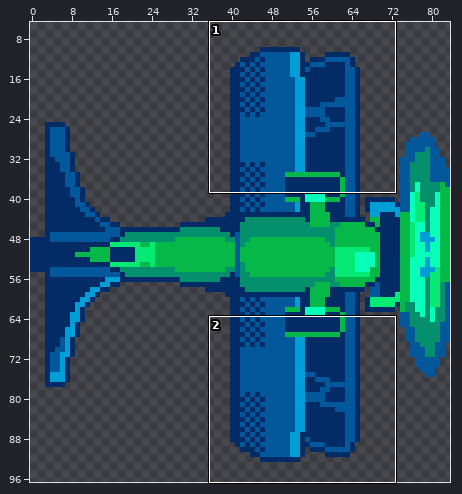
File history of a sprite sheet, sprites/images/spr_plane1_roll_8.png. Above, an overview of the earlier version with the close-up marked.
Close-up. First the earlier version:
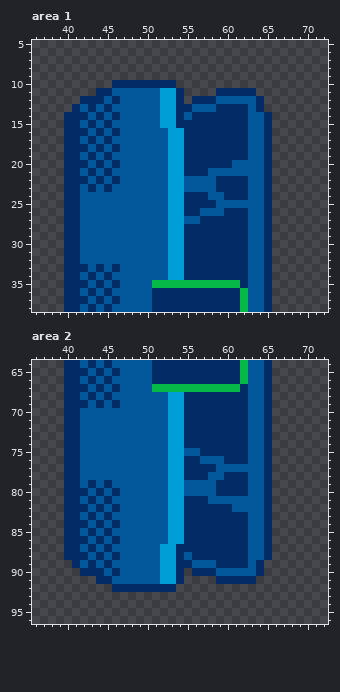
The file is 84x97 pixels. Shown: area 1: x 36..72, y 5..38; area 2: x 36..72, y 64..96. The wide view leaves out empty margins.
After:
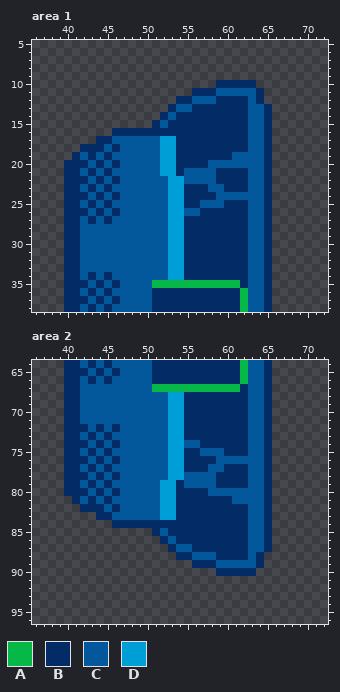
Palette (. is transparent): A #05b848  B #032b65  C #02589b  D #009ed6
Change:
--- area 1
@@ x 36..72 @@
  9 .....................................
-10 ..........BBBBBBBB...................
-11 ........BBCCCCCCDDB....BBBBB.........
-12 ......BBBCBCCCCCDDB.BBBCCCCCB........
-13 .....BCBCBCCCCCCDDBBCCCBBBBCB........
-14 ....BBBCBCBCCCCCDDBCBBBBBBBCCB.......
-15 ....BBCBCBCCCCCCDDBBBBBBBBBCCB.......
-16 ....BBBCBCBCCCCCCDDBBBBBBBBCCB.......
-17 ....BBCBCBCCCCCCCDDBBBBBBBBCCB.......
-18 ....BBBCBCBCCCCCCDDBBBBBBBBCCB.......
-19 ....BBCBCBCCCCCCCDDBBBBBBBBCCB.......
-20 ....BBBCBCBCCCCCCDDBBBBBBCCCCB.......
-21 ....BBCBCBCCCCCCCDDBBBCCCCCCCB.......
+10 .......................BBBBB.........
+11 ....................BBBCCCCCB........
+12 ..................BBCCCBBBBCB........
+13 .................BCCBBBBBBBCCB.......
+14 ................BCBBBBBBBBBCCB.......
+15 ...............BCBBBBBBBBBBCCB.......
+16 ..........BBBBBBBBBBBBBBBBBCCB.......
+17 ........BBCCCCCCDDBBBBBBBBBCCB.......
+18 ......BBBCBCCCCCDDBBBBBBBBBCCB.......
+19 .....BCBCBCCCCCCDDBBBBBBBCCCCB.......
+20 ....BBBCBCBCCCCCDDBBBBCCCCCCCB.......
+21 ....BBCBCBCCCCCCDDBCCCCBBBBCCB.......
 22 ....BBBCBCBCCCCCCDDCCCCBBBBCCB.......
-23 ....BBCBCBCCCCCCCDDCCCCBBBBCCB.......
-24 ....BBCCCCCCCCCCCDDBBBCCBBBCCB.......
-25 ....BBCCCCCCCCCCCDDBBBBCCCCCCB.......
-26 ....BBCCCCCCCCCCCDDBBCCCBBBCCB.......
-27 ....BBCCCCCCCCCCCDDCCBBBBBBCCB.......
+23 ....BBCBCBCCCCCCCDDBBBCCBBBCCB.......
+24 ....BBBCBCBCCCCCCDDBBBBCCCCCCB.......
+25 ....BBCBCBCCCCCCCDDBBCCCBBBCCB.......
+26 ....BBBCBCBCCCCCCDDCCBBBBBBCCB.......
+27 ....BBCBCBCCCCCCCDDBBBBBBBBCCB.......
 28 ....BBCCCCCCCCCCCDDBBBBBBBBCCB.......
@@ x 40..48 @@
 32 BBCCCCCCC
-33 BBBCBCBCC
+33 BBCCCCCCC
 34 BBCBCBCCC
--- area 2
@@ x 36..72 @@
 66 ....BBCBCBCCCCCBBBBBBBBBBBACCB.......
-67 ....BBBCBCBCCCCAAAAAAAAAAABCCB.......
-68 ....BBCBCBCCCCCCCDDBBBBBBBBCCB.......
-69 ....BBBCBCBCCCCCCDDBBBBBBBBCCB.......
+67 ....BBCCCCCCCCCAAAAAAAAAAABCCB.......
+68 ....BBCCCCCCCCCCCDDBBBBBBBBCCB.......
+69 ....BBCCCCCCCCCCCDDBBBBBBBBCCB.......
 70 ....BBCCCCCCCCCCCDDBBBBBBBBCCB.......
 71 ....BBCCCCCCCCCCCDDBBBBBBBBCCB.......
-72 ....BBCCCCCCCCCCCDDBBBBBBBBCCB.......
-73 ....BBCCCCCCCCCCCDDBBBBBBBBCCB.......
-74 ....BBCCCCCCCCCCCDDBBBBBBBBCCB.......
-75 ....BBCCCCCCCCCCCDDCCBBBBBBCCB.......
-76 ....BBCCCCCCCCCCCDDBBCCCBBBCCB.......
-77 ....BBCCCCCCCCCCCDDBBBBCCCCCCB.......
-78 ....BBCCCCCCCCCCCDDBBBCCBBBCCB.......
-79 ....BBCBCBCCCCCCCDDCCCCBBBBCCB.......
-80 ....BBBCBCBCCCCCCDDCCCCBBBBCCB.......
-81 ....BBCBCBCCCCCCCDDBBBCCCCCCCB.......
-82 ....BBBCBCBCCCCCCDDBBBBBBCCCCB.......
-83 ....BBCBCBCCCCCCCDDBBBBBBBBCCB.......
-84 ....BBBCBCBCCCCCCDDBBBBBBBBCCB.......
-85 ....BBCBCBCCCCCCCDDBBBBBBBBCCB.......
-86 ....BBBCBCBCCCCCCDDBBBBBBBBCCB.......
-87 ....BBCBCBCCCCCCDDBBBBBBBBBCCB.......
-88 ....BBBCBCBCCCCCDDBCBBBBBBBCCB.......
-89 .....BCBCBCCCCCCDDBBCCCBBBBCB........
-90 ......BBBCBCCCCCDDB.BBBCCCCCB........
-91 ........BBCCCCCCDDB....BBBBB.........
-92 ..........BBBBBBBB...................
+72 ....BBBCBCBCCCCCCDDBBBBBBBBCCB.......
+73 ....BBCBCBCCCCCCCDDBBBBBBBBCCB.......
+74 ....BBBCBCBCCCCCCDDCCBBBBBBCCB.......
+75 ....BBCBCBCCCCCCCDDBBCCCBBBCCB.......
+76 ....BBBCBCBCCCCCCDDBBBBCCCCCCB.......
+77 ....BBCBCBCCCCCCCDDBBBCCBBBCCB.......
+78 ....BBBCBCBCCCCCCDDCCCCBBBBCCB.......
+79 ....BBCBCBCCCCCCDDBCCCCBBBBCCB.......
+80 ....BBBCBCBCCCCCDDBBBBCCCCCCCB.......
+81 .....BCBCBCCCCCCDDBBBBBBBCCCCB.......
+82 ......BBBCBCCCCCDDBBBBBBBBBCCB.......
+83 ........BBCCCCCCDDBBBBBBBBBCCB.......
+84 ..........BBBBBBBBBBBBBBBBBCCB.......
+85 ...............BCBBBBBBBBBBCCB.......
+86 ................BCBBBBBBBBBCCB.......
+87 .................BCCBBBBBBBCCB.......
+88 ..................BBCCCBBBBCB........
+89 ....................BBBCCCCCB........
+90 .......................BBBBB.........
+91 .....................................
+92 .....................................
 93 .....................................
